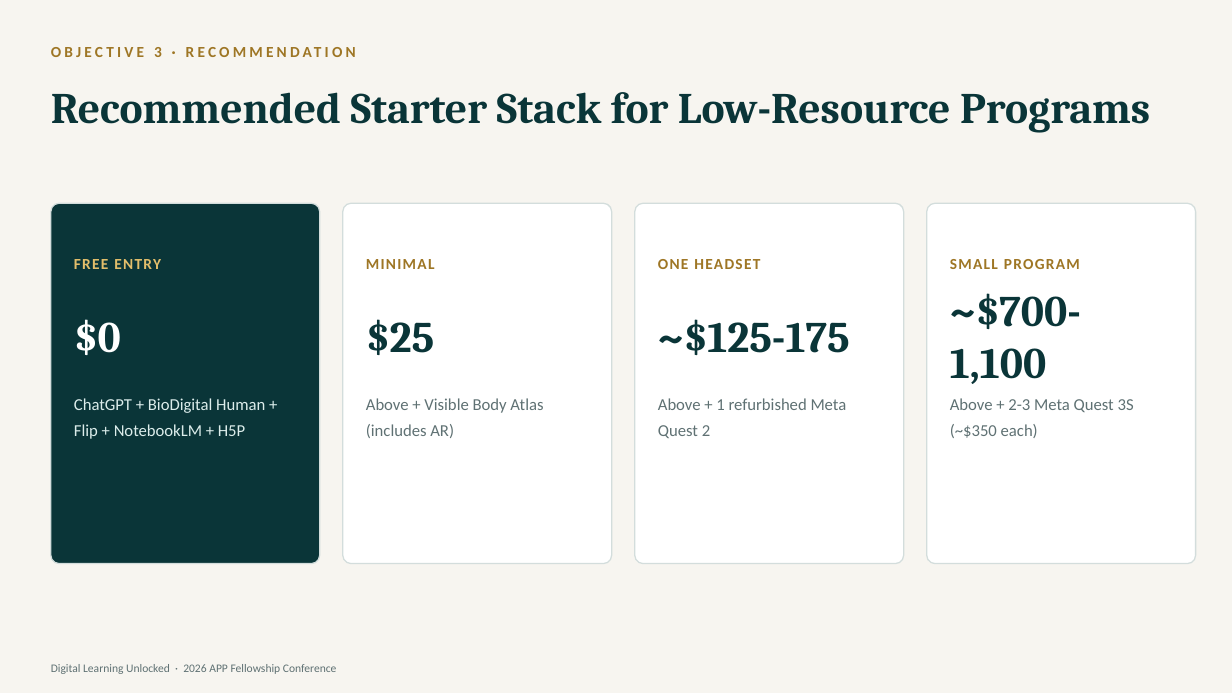
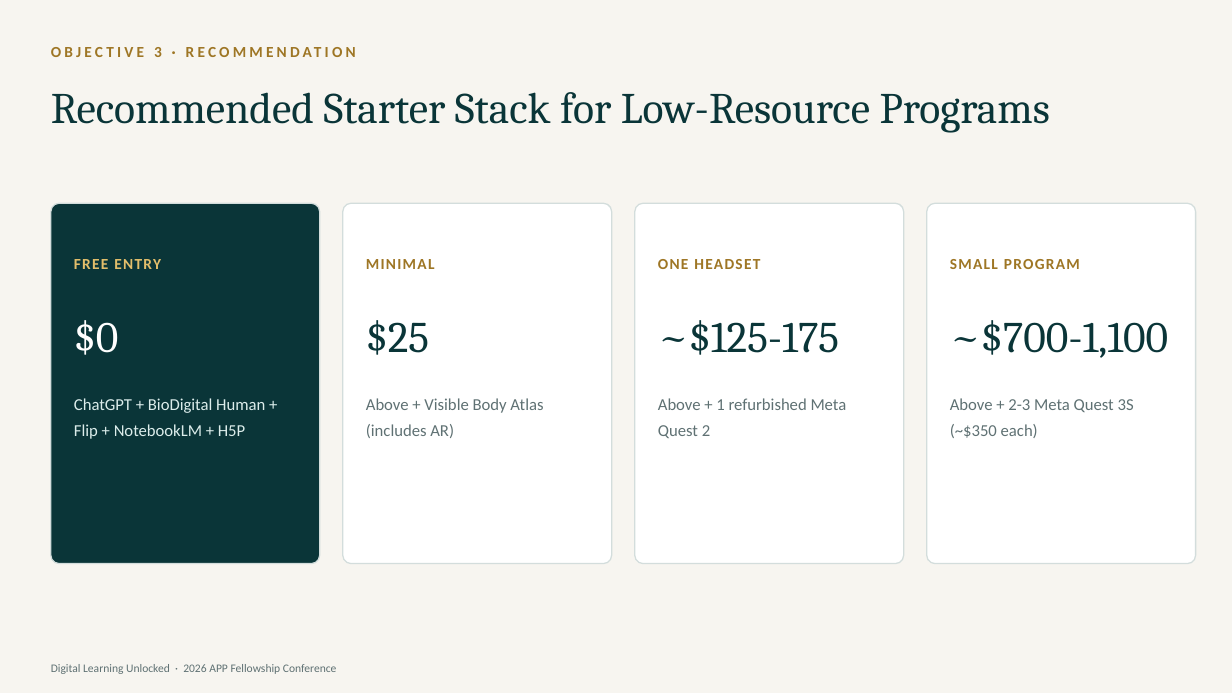
Before and after one commit to diana-brewer/digital-learning-unlocked, a slide deck: slide 23 of Digital Learning Unlocked - Slide Deck.pptx. Drawn at 1232x693 pixels with LibreOffice and Linux fonts; fonts in the diff are those of the drawing. Boxes give left, top, right and bottom in pixels: in the first picture for what was removed or moved away, otherwise in the second. Text is boxed around its words. In the diff, an @@ line names an element or a change of style, - is before the commit and + after.

```diff
--- a/Digital Learning Unlocked - Slide Deck.pptx
+++ b/Digital Learning Unlocked - Slide Deck.pptx
@@ text "~$700-1,100": place and size @@
-text "~$700-1,100" at (950,293,1081,384)
+text "~$700-1,100" at (950,320,1168,358)
@@ bold off in 5 elements at (51,92,1050,133), (950,320,1168,358), (74,320,119,355), (366,320,429,355), (658,320,839,355) @@
```
Also in this commit, not shown: 28 other slides changed, 2 other files.
